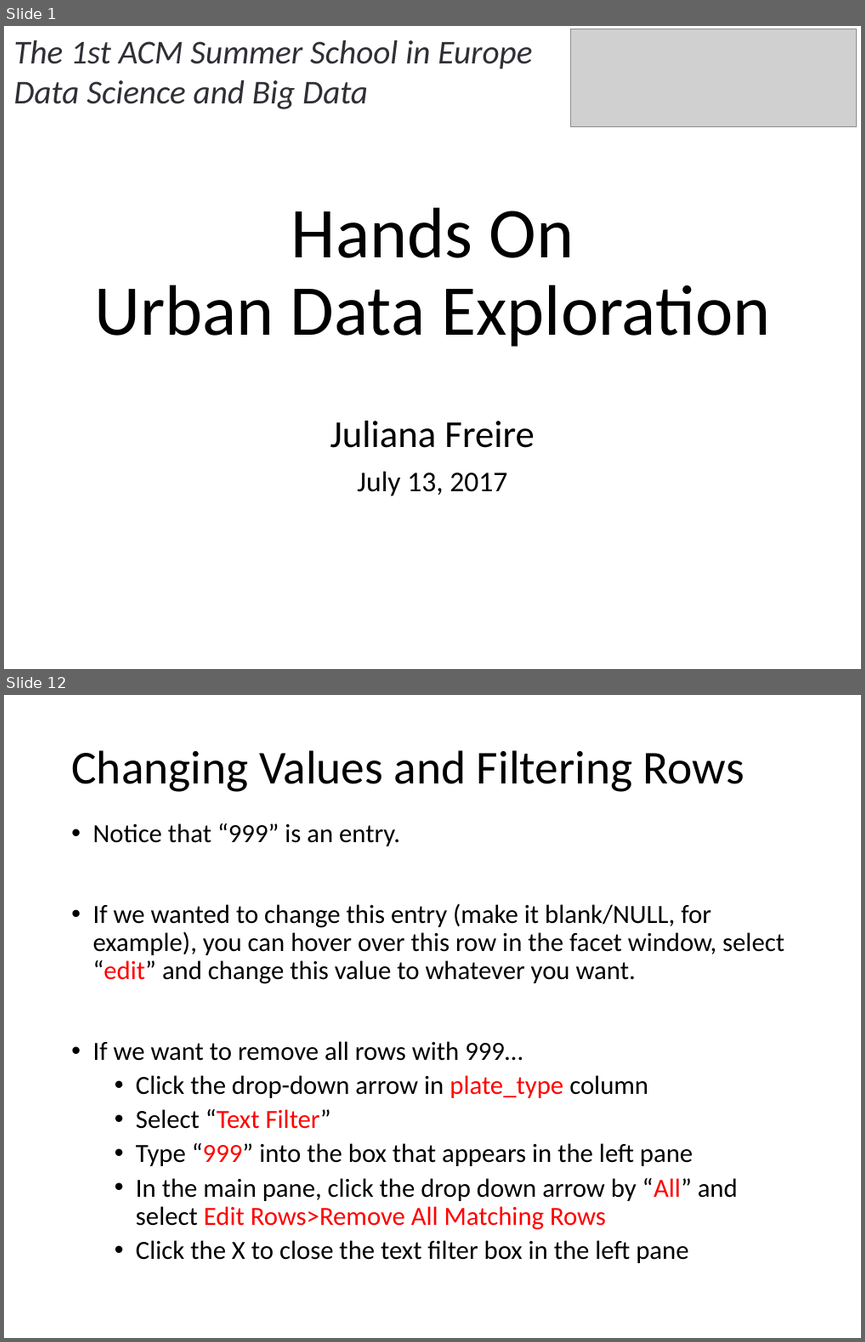
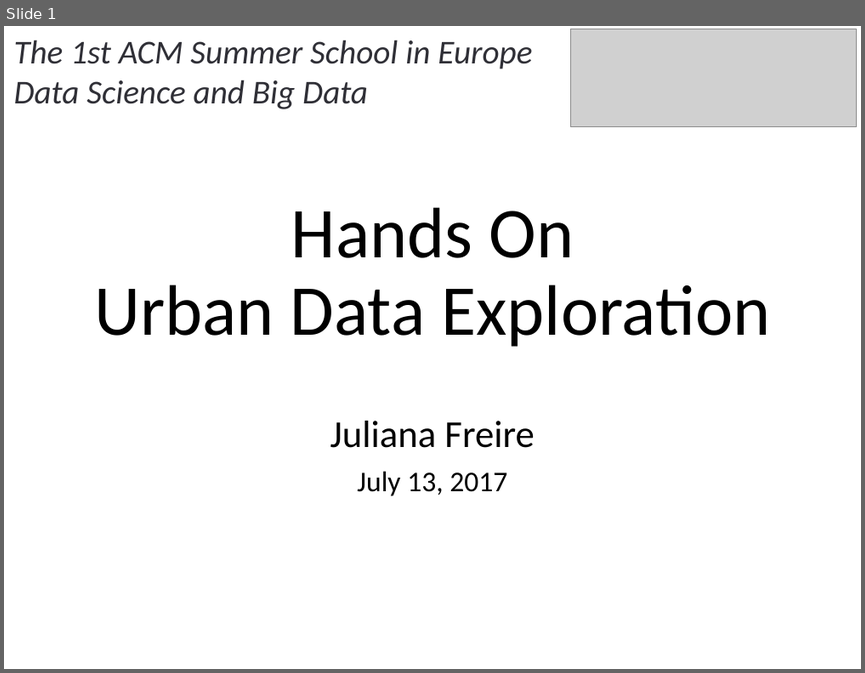
Before and after one commit to julianafreire/ACMSummerSchool2017, a slide deck: lab-data-exploration.pptx. Shown one above the other, each under a label of ours: slides 1 and 12 before the commit, slide 1 after it; the slides between them are not shown. The pictures are 865x1342 and 865x673 pixels, drawn with LibreOffice and Linux fonts; fonts in the diff are those of the drawing; grey boxes stand for pictures. Boxes give left, top, right and bottom in pixels: in the first picture for what was removed or moved away, otherwise in the second. Text is boxed around its words. In the diff, an @@ line names an element or a change of style, - is before the commit and + after.

```diff
--- a/lab-data-exploration.pptx
+++ b/lab-data-exploration.pptx
@@ slide 12 removed at <box>4,695,861,1338</box>, background #FFFFFF @@
@@ title removed at <box>71,750,744,792</box> @@
-Changing Values and Filtering Rows
@@ text removed at <box>93,823,784,1263</box> @@
-• Notice that “999” is an entry.
-• If we wanted to change this entry (make it blank/NULL, for example), you can hover over this row in the facet window, select “edit” and change this value to whatever you want.
-• If we want to remove all rows with 999…
-  • Click the drop-down arrow in plate_type column
-  • Select “Text Filter”
-  • Type “999” into the box that appears in the left pane
-  • In the main pane, click the drop down arrow by “All” and select Edit Rows>Remove All Matching Rows
-  • Click the X to close the text filter box in the left pane
```
Also in this commit, not shown: 4 slides changed, 1 slide added, 39 other slides removed, 4 other files.
